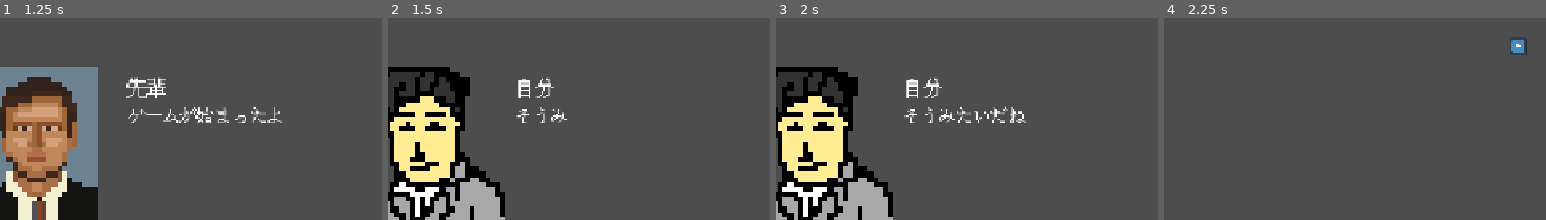
Above: before the commit, frames 1-4 (left to right).
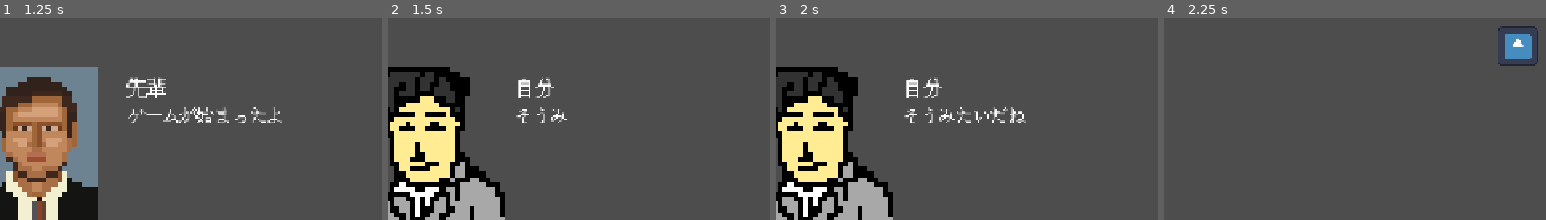
Above: after the commit, the same moments.

Repository: tatsuki-s/kosen-incol-chal-ver7
Game: Godot game, scene res://sprite_2d.tscn
The game is run twice, just before and just after one commit, with the same random seed, the same clock (stepped at 60 frames per second) and the same inputs. The engine's default icon, where the game draws it, is replaced by a stand-in: a white triangle on a blue panel in a dark square.
Inputs:
- Up to frame 1 (1.25 s): click "ゲームスタート" at 0.5 s
- Up to frame 2 (1.5 s): click "Next" at 1.25 s
- Up to frame 3 (2 s): no input
- Up to frame 4 (2.25 s): click "Next" at 2 s
The pictures show only the part of the screen within x 4-54%, y 47-97%; the shares and areas given below are measured in that part.

Frames 1-3 are identical in both runs. In frame 4, 1.0% of the frame differs, in the area x 87-98%, y 3-24%.

Commit message:
ドラッグ範囲を限定

Diff:
--- a/drag_game.gd
+++ b/drag_game.gd
@@ -7,8 +7,8 @@
 var dragIdx = [0, 0]
 var isDraging = false
 var target = [0, 0]
-var dragSpace = 32
-var area = Rect2(32, 32, 1216, 656)
+var dragSpace = 64
+var area = Rect2(64, 64, 1152, 576)
 
 func _ready() -> void:
 	var screen = get_parent().screen
@@ -16,10 +16,14 @@
 
 func _input(event):
 	if event is InputEventScreenDrag:
-		var localPos = get_local_mouse_position()
+		var localPos = get_viewport().get_mouse_position()
+		var posX = snapped(localPos.x, dragSpace)
+		var posY = snapped(localPos.y, dragSpace)
 
-		var pos = event.position
-		print(int(pos[0])," ", int(pos[1]))
-		if area.has_point(Vector2(pos[0], pos[1])):
-			parts.position.x = int(localPos.x/dragSpace)*dragSpace
-			parts.position.y = int(localPos.y/dragSpace)*dragSpace
+		posX = clamp(posX, area.position.x, area.end.x)
+		posY = clamp(posY, area.position.y, area.end.y)
+
+		var camPos = get_viewport().get_canvas_transform().affine_inverse() * Vector2(posX, posY)
+
+		parts.global_position = camPos
+		print(camPos)
--- a/sprite_2d.tscn
+++ b/sprite_2d.tscn
@@ -122,7 +122,7 @@
 
 [node name="Parts" type="Sprite2D" parent="DragGame" unique_id=293310629]
 position = Vector2(73, 116)
-scale = Vector2(0.2265625, 0.2265625)
+scale = Vector2(0.5, 0.5)
 texture = ExtResource("1_mehiu")
 script = SubResource("GDScript_lt4yx")
 
